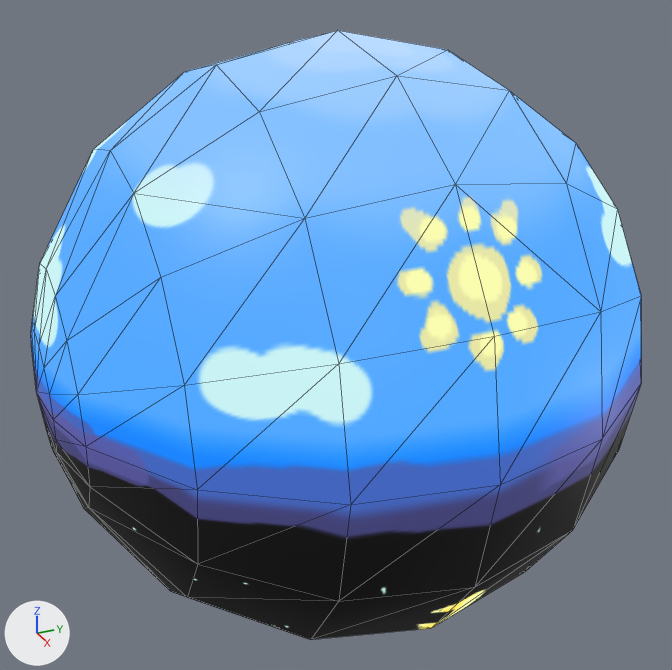
The glTF model LianaOzolina/Armada/Objects/SkyBall.glb as it was, and as the next commit left it.
Camera for both pictures: a 50 mm lens placed at (2.65, -1.199, 1.328), pointed at (-0.002, -0.005, 0.002). Arrows for +X, +Y and +Z are at lower left; the lights stay in place. The first picture is the older version. Mesh edges are drawn as thin lines. Where no turn or scale is listed for an object, it has been applied to the vertices. Vertices at exactly the same position are counted once.

Script lines for the objects in view, before the commit:
```python
mat_material = bpy.data.materials.new('Material')
mat_material.use_nodes = True; mat_material.node_tree.nodes.clear()
_N = mat_material.node_tree.nodes; _L = mat_material.node_tree.links
n0 = _N.new('ShaderNodeBsdfPrincipled'); n0.name = 'Principled BSDF'
n0.inputs[0].default_value = (0.0, 0.0, 0.0, 1.0)  # 'Base Color', black #000000
n0.inputs[28].default_value = 1.0  # 'Emission Strength'
n1 = _N.new('ShaderNodeOutputMaterial'); n1.name = 'Material Output'
n2 = _N.new('ShaderNodeTexImage'); n2.name = 'Image Texture'
n2.image = img_skyball
_L.new(n0.outputs[0], n1.inputs[0])  # 'BSDF' to 'Surface'
_L.new(n2.outputs[0], n0.inputs[27])  # 'Color' to 'Emission Color'
me_sphere = bpy.data.meshes.new('Sphere')
me_sphere.from_pydata(...)  # an icosphere of 320 faces spanning x -1.0..1.0, y -1.0..1.0, z -1.0..1.0
me_sphere.materials.append(mat_material)
ob_sphere = bpy.data.objects.new('Sphere', me_sphere)
ob_sphere.location = (0.0, 0.0, 0.0)
```
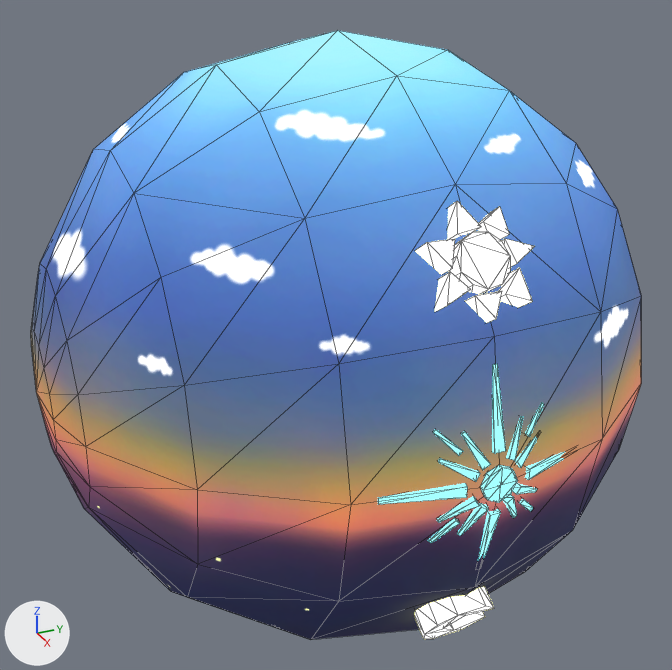
Where the change shows, as pixel boxes (x1, y1, x2, y2) in the pictures (672 x 670 px):
'Sphere', surface changed, reshaped: (31, 30, 641, 640) in both
part 1 of me_sphere, added: after (378, 201, 564, 639)
part 2 of me_sphere, surface changed: (31, 30, 641, 640) in both

What changed in the scene script:
```text
Add img_untitled:
    img_untitled = load_image('Untitled', '_unpacked/Untitled', 1024, 1024, 'sRGB')
Change mat_material:
    where n0 = _N.new('ShaderNodeBsdfPrincipled'); n0.name = 'Principled BSDF'
    add n0.inputs[2].default_value = 1.0  # 'Roughness'
    n0.inputs[28].default_value: 1.0 -> 3.0  # 'Emission Strength'
    where n2 = _N.new('ShaderNodeTexImage'); n2.name = 'Image Texture'
    n2.image: img_skyball -> img_untitled
Change me_sphere:
    used by ob_sphere; location = (0.0, 0.0, 0.0)
    remove me_sphere.from_pydata(...)  # 162 vertices, 320 faces; spans x -1.0..1.0, y -1.0..1.0, z -1.0..1.0
    add me_sphere.from_pydata(...)  # 404 vertices, 700 faces; spans x -1.0..1.0, y -1.0..1.0, z -1.0..1.0
    me_sphere part 1
    210 vertices are added at x 0.7..1.0, y -0.31..0.31, z -0.65..0.64
    25 new vertices lie (0.07, 0.0, 0.05) away from vertices in x 0.7..0.87, y -0.14..0.15, z 0.39..0.64
    7 new vertices lie (0.07, 0.0, -0.05) away from vertices in x 0.73..0.85, y -0.1..0.1, z -0.6..-0.42
    380 new faces join them
    me_sphere part 2: 261 kept faces spanning x -1.0..1.0, y -1.0..1.0, z -1.0..1.0 get new texture (UV) coordinates
```
